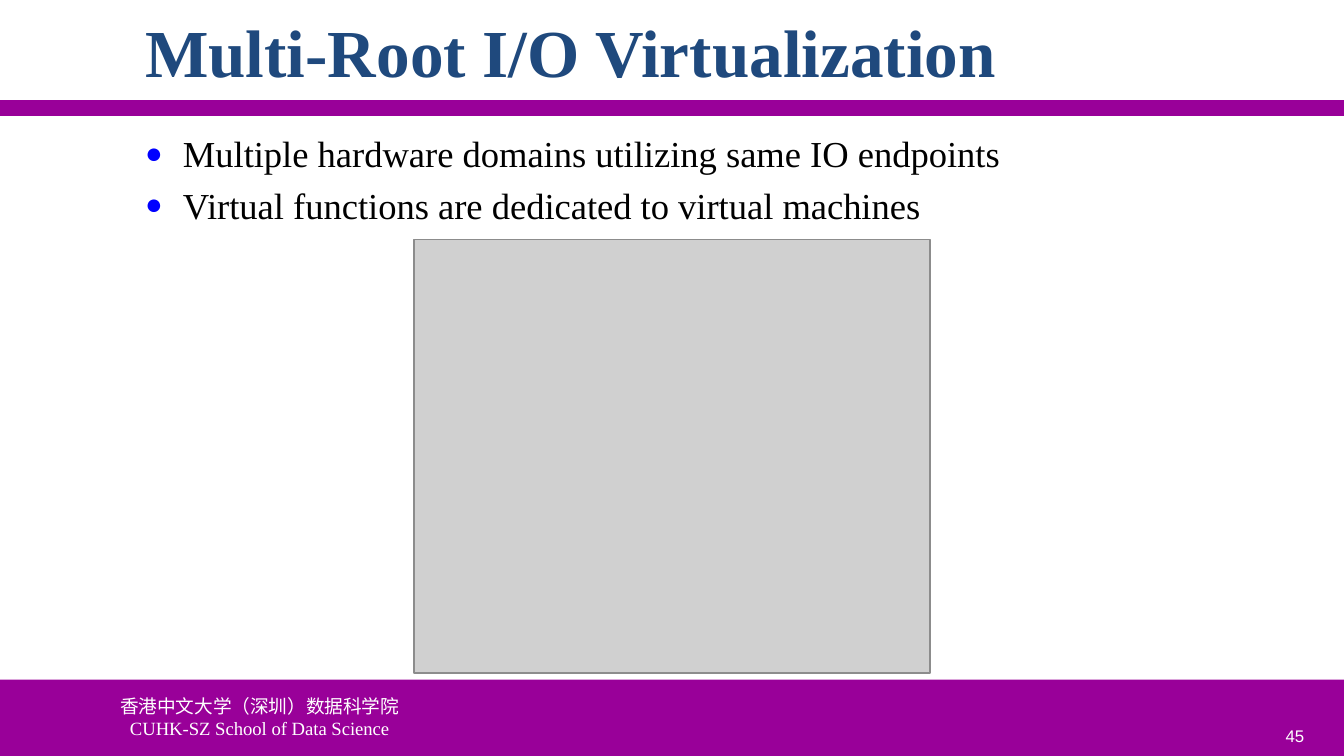
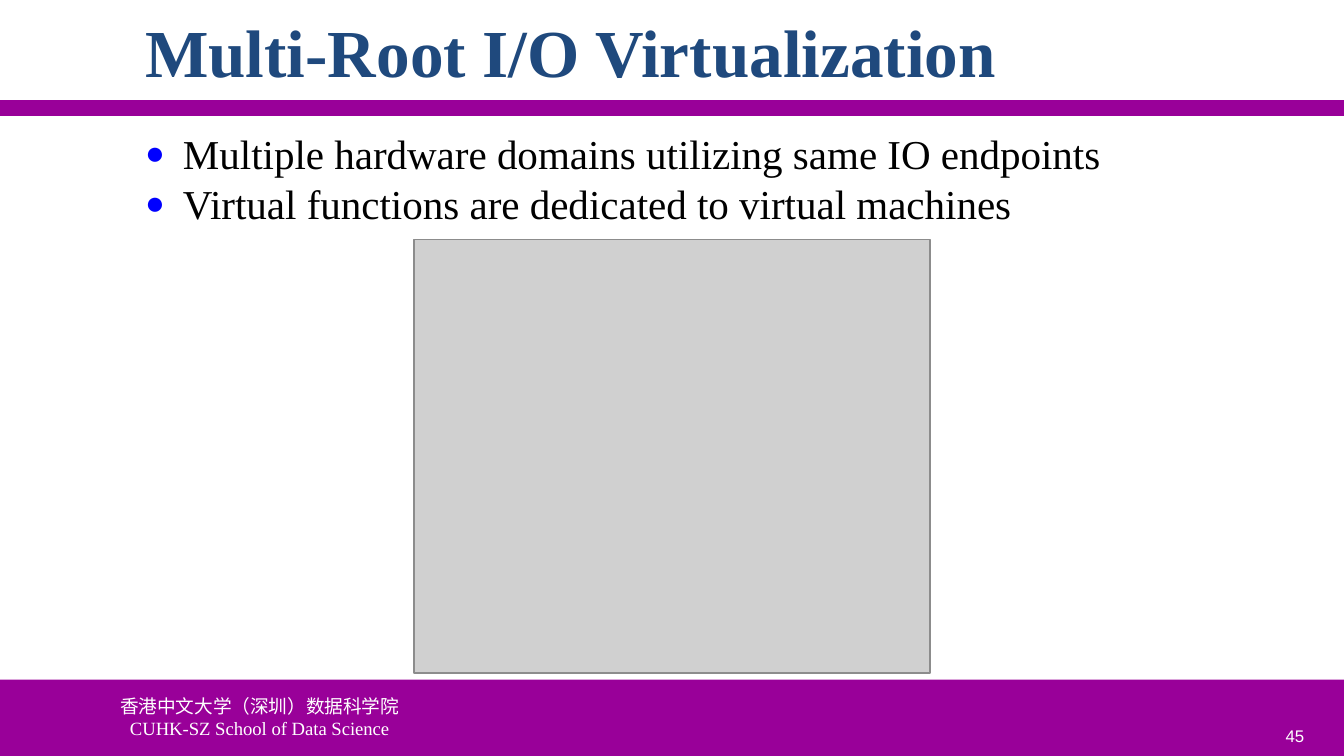
Before and after one commit to ychung1103/ychung1103.github.io, a slide deck: slide 45 of Slides/CSC6103/VT-01 Virtualization Introduction.pptx. Drawn at 1344x756 pixels with LibreOffice and Linux fonts; fonts in the diff are those of the drawing; grey boxes stand for pictures; background and template pictures are left out. Boxes give left, top, right and bottom in pixels: in the first picture for what was removed or moved away, otherwise in the second. Text is boxed around its words. In the diff, an @@ line names an element or a change of style, - is before the commit and + after.

```diff
--- a/Slides/CSC6103/VT-01 Virtualization Introduction.pptx
+++ b/Slides/CSC6103/VT-01 Virtualization Introduction.pptx
@@ text "Multiple hardware domains utilizing same ..." at box(183, 140, 1100, 220): size 19.6 to 22 pt; less space between paragraphs @@
```
Also in this commit, not shown: 9 other slides changed.
